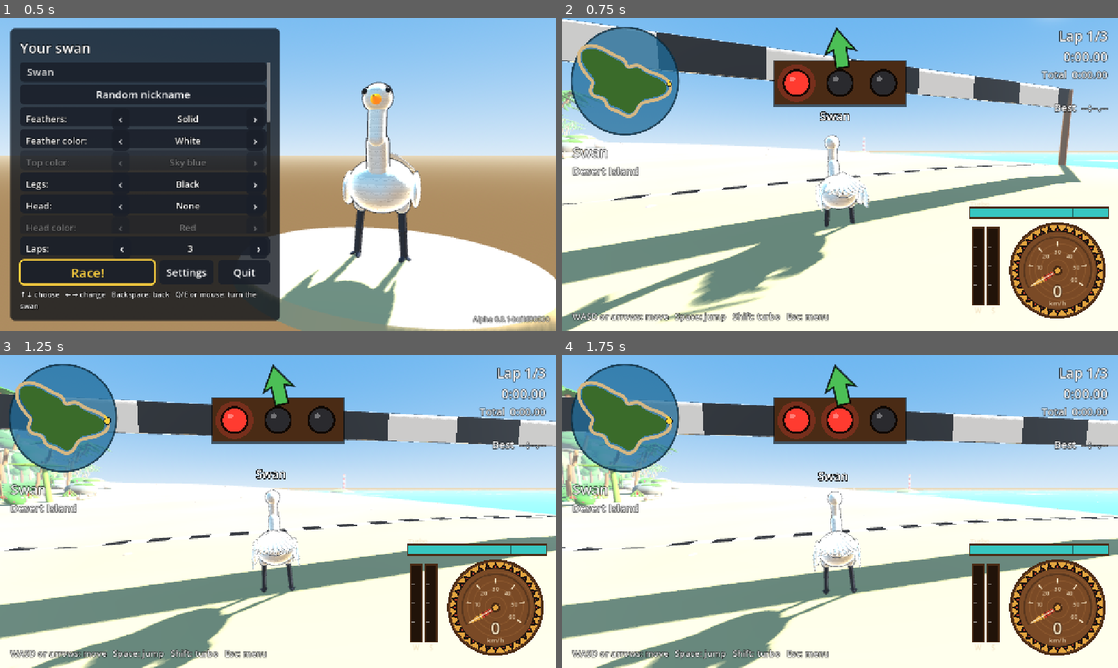
Above: before the commit, frames 1-4 (two rows, left to right).
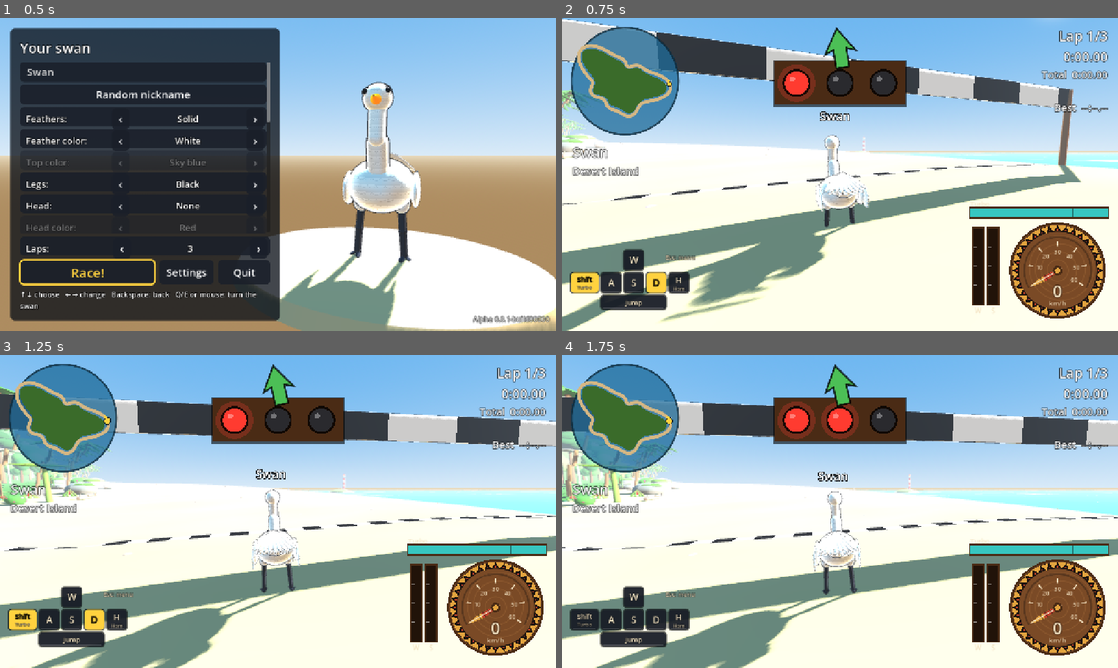
Above: after the commit, the same moments.

Repository: schlupfwerk/schlupfwerk_swanrace
Game: Godot game, scene res://scenes/wardrobe.tscn
Two runs of this game, one before a commit and one after it. Both use one fixed random seed, a clock stepped at 60 frames per second and the inputs below.
Inputs (mouse positions are in pixels of both pictures, inside the frame that each line leads up to):
- Up to frame 1 (0.5 s): no input
- Up to frame 2 (0.75 s): tap Enter (ui_accept) at 0.5 s; move the mouse to (962, 158) at 0.52 s; hold D (steer_right) from 0.53 s (still down); hold Shift (turbo) from 0.53 s (still down); click (962, 158) at 0.67 s
- Up to frame 3 (1.25 s): keep holding D (steer_right); keep holding Shift (turbo); tap Space (jump) at 0.77, 1.07 s; tap H (horn, bound only after the commit) at 0.8 s
- Up to frame 4 (1.75 s): release D (steer_right) at 1.25 s; release Shift (turbo) at 1.25 s; drag from (728, 527) to (812, 574) at 1.27 s

Frame 1 is identical in both runs. In frame 2, 3.2% of the frame differs, in the area x 1-48%, y 73-98%; in frame 3, 3.1%; in frame 4, 3.1%.

Commit message:
Input drawing, horn button and laps-to-go message
- Race HUD draws the controls in use and lights what is pressed:
  WASD or arrows (switches when the player uses them), Xbox (A B X Y,
  LT/RT pressure, stick) or PlayStation (cross circle square triangle,
  L2/R2)
- Horn on H / Y / Triangle: the swan honks with a head toss; a puppy
  or kitten in the bag barks or meows instead
- After each lap: "X laps to go!" (and "Final lap!" before the last)

Co-Authored-By: Claude Opus 5.5 <noreply@anthropic.com>
Signed-off-by: Manuel Bravo <manuelbravoc@gmail.com>

Diff:
--- a/project.godot
+++ b/project.godot
@@ -105,6 +105,10 @@
 "deadzone": 0.2,
 "events": [Object(InputEventKey,"device":-1,"physical_keycode":4194325), Object(InputEventJoypadButton,"device":-1,"button_index":2,"pressed":true)]
 }
+horn={
+"deadzone": 0.2,
+"events": [Object(InputEventKey,"device":-1,"physical_keycode":72), Object(InputEventJoypadButton,"device":-1,"button_index":3,"pressed":true)]
+}
 ui_accept={
 "deadzone": 0.5,
 "events": [Object(InputEventKey,"device":-1,"physical_keycode":4194309), Object(InputEventKey,"device":-1,"physical_keycode":4194310), Object(InputEventKey,"device":-1,"physical_keycode":32), Object(InputEventJoypadButton,"device":-1,"button_index":0,"pressed":true)]
--- a/scripts/audio/sfx.gd
+++ b/scripts/audio/sfx.gd
@@ -175,3 +175,23 @@
 			var envelope := minf(t / 0.03, 1.0) * clampf((2.0 - t) / 0.15, 0.0, 1.0)
 			return (tone * (0.75 + 0.25 * trill) + breath) * 0.32 * envelope)
 	return _cache["whistle"]
+
+
+## Swan horn: a cartoon nasal "honk" (a bit trumpet, a bit duck).
+static func honk() -> AudioStreamWAV:
+	if not _cache.has("honk"):
+		_cache["honk"] = _render(0.42, func(t: float, state: Dictionary) -> float:
+			# Two quick honks, the second a little lower.
+			var second := t > 0.2
+			var local := t - (0.22 if second else 0.0)
+			if local < 0.0 or local > 0.2:
+				return 0.0
+			var pitch := (360.0 if second else 410.0) * (1.0 + 0.12 * exp(-local * 30.0))
+			state.phase = state.get("phase", 0.0) + TAU * pitch / RATE
+			var p: float = state.phase
+			# Nasal: strong odd and even partials, a buzzy reed.
+			var tone := sin(p) + 0.8 * sin(2.0 * p) + 0.6 * sin(3.0 * p) + 0.45 * sin(4.0 * p) \
+					+ 0.3 * sin(5.0 * p)
+			var envelope := minf(local / 0.012, 1.0) * clampf((0.2 - local) / 0.04, 0.0, 1.0)
+			return tone * 0.22 * envelope)
+	return _cache["honk"]
--- a/scripts/input/player_input.gd
+++ b/scripts/input/player_input.gd
@@ -11,6 +11,7 @@
 	intent.accel = Input.get_action_strength("accel")
 	intent.brake = Input.get_action_strength("brake")
 	intent.turbo = Input.is_action_pressed("turbo")
+	intent.horn = Input.is_action_just_pressed("horn")
 	# Edge detection per tick, so a press is never lost or repeated when a
 	# frame runs zero or several simulation ticks.
 	var jump_down := Input.is_action_pressed("jump")
--- a/scripts/input/swan_intent.gd
+++ b/scripts/input/swan_intent.gd
@@ -13,6 +13,8 @@
 var jump: bool = false
 ## True while the turbo button is held.
 var turbo: bool = false
+## True when the horn button was pressed (honk, or the pet in the bag).
+var horn: bool = false
 
 
 func reset() -> void:
@@ -21,3 +23,4 @@
 	brake = 0.0
 	jump = false
 	turbo = false
+	horn = false
--- a/scripts/race/race.gd
+++ b/scripts/race/race.gd
@@ -160,13 +160,13 @@
 	if completed >= _total_laps:
 		_finish()
 		return
-	if record:
-		_hud.show_message(tr("MSG_BEST_LAP") % Hud.format_time(lap_time), 2.5)
+	var left := _total_laps - completed
+	var lap_text := (tr("MSG_BEST_LAP") if record else tr("MSG_LAP")) % Hud.format_time(lap_time)
+	if left == 1:
+		_final_lap = true
+		_hud.show_message("%s\n%s" % [tr("FINAL_LAP"), lap_text], 3.0)
 	else:
-		_hud.show_message(tr("MSG_LAP") % Hud.format_time(lap_time), 2.0)
-	if completed == _total_laps - 1:
-		_final_lap = true
-		_hud.show_message(tr("FINAL_LAP"), 2.5)
+		_hud.show_message("%s\n%s" % [tr("LAPS_LEFT") % left, lap_text], 3.0)
 
 
 ## Crossed the line after the last lap: whistle, camera pulls away, results.
--- a/scripts/race/swan.gd
+++ b/scripts/race/swan.gd
@@ -49,6 +49,8 @@
 var _blink := 0.0
 var _pet_player := _make_player(-6.0)
 var _pet_timer := 3.0
+var _horn_player := _make_player(-2.0)
+var _horn_cooldown := 0.0
 var _lose_player := AudioStreamPlayer.new()
 var _drown_bubbles := DrownBubbles.new()
 
@@ -67,7 +69,7 @@
 	_land_player.stream = Sfx.land()
 	_bump_player.stream = Sfx.land()
 	_bump_player.pitch_scale = 0.6
-	for player in [_step_player, _jump_player, _land_player, _bump_player, _pet_player]:
+	for player in [_step_player, _jump_player, _land_player, _bump_player, _pet_player, _horn_player]:
 		add_child(player)
 	model.stepped.connect(_on_stepped)
 	_lose_player.stream = Sfx.lose()
@@ -145,6 +147,7 @@
 		_land_player.volume_db = linear_to_db(lerpf(0.5, 1.0, strength)) - 4.0
 		_land_player.play()
 	_update_pet(delta)
+	_update_horn(delta)
 	model.wet = in_water
 	model.boosting = motor.boosting
 	model.animate(delta, motor.speed_ratio(), intent.steer, intent.accel,
@@ -223,3 +226,21 @@
 		_pet_player.stream = sound
 		_pet_player.pitch_scale = randf_range(0.92, 1.08)
 		_pet_player.play()
+
+
+## Horn button: the swan honks, or the pet in the bag barks or meows.
+func _update_horn(delta: float) -> void:
+	_horn_cooldown -= delta
+	var pressed := brain is PlayerInput and controls_enabled and Input.is_action_just_pressed("horn")
+	if not pressed or _horn_cooldown > 0.0:
+		return
+	_horn_cooldown = 0.35
+	if look.is_wearing("dog_bag"):
+		_horn_player.stream = Sfx.bark()
+	elif look.is_wearing("cat_bag"):
+		_horn_player.stream = Sfx.meow()
+	else:
+		_horn_player.stream = Sfx.honk()
+		model.honk()
+	_horn_player.pitch_scale = randf_range(0.96, 1.04)
+	_horn_player.play()
--- a/scripts/race/swan_model.gd
+++ b/scripts/race/swan_model.gd
@@ -63,6 +63,8 @@
 var _daze_stars := Node3D.new()
 ## Smoothed steering, for leaning and looking into turns.
 var _turn_look := 0.0
+## Head toss when honking: 1 right after, fading to 0.
+var _honk := 0.0
 var _cape := Node3D.new()
 ## Everything on the back hangs from here and swings with the stride.
 var _back := Node3D.new()
@@ -181,7 +183,9 @@
 	# The head looks into the turn (and shakes when dazed).
 	_neck.rotation.y = -_turn_look * 0.45 + sin(Time.get_ticks_msec() * 0.03) * 0.55 * _daze
 	_neck.rotation.z = -_turn_look * 0.2 + sin(Time.get_ticks_msec() * 0.021) * 0.25 * _daze
+	_honk = move_toward(_honk, 0.0, delta * 2.5)
 	_head.rotation.x = -(_neck.rotation.x + _body_pivot.rotation.x) * 0.75 + 0.5 * drowning
+	_head.rotation.x -= sin(_honk * PI) * 0.5
 	_daze_stars.visible = _daze > 0.05
 	_daze_stars.rotation.y += delta * 6.0
 
@@ -910,3 +914,8 @@
 		_outline.grow_amount = OUTLINE_WIDTH
 		_outline.disable_receive_shadows = true
 	mat.next_pass = _outline
+
+
+## Called when the swan honks: a quick toss of the head.
+func honk() -> void:
+	_honk = 1.0
--- a/scripts/ui/hud.gd
+++ b/scripts/ui/hud.gd
@@ -9,7 +9,6 @@
 var terrain_name := ""
 
 var _speedometer := Speedometer.new()
-var _hint := Label.new()
 var _lap_label := Label.new()
 var _time_label := Label.new()
 var _best_label := Label.new()
@@ -118,12 +117,14 @@
 	pedals.offset_top = -236
 	pedals.offset_bottom = -36
 
-	_hint.set_anchors_preset(Control.PRESET_BOTTOM_LEFT)
-	_hint.position = Vector2(24, -48)
-	_hint.add_theme_font_size_override("font_size", 20)
-	root.add_child(_hint)
-	InputGlyphs.changed.connect(_update_hint)
-	_update_hint()
+	# Drawing of the controls in use, lit up while pressed.
+	var controls := InputDisplay.new()
+	root.add_child(controls)
+	controls.set_anchors_preset(Control.PRESET_BOTTOM_LEFT)
+	controls.offset_left = 20
+	controls.offset_right = 380
+	controls.offset_top = -190
+	controls.offset_bottom = -16
 
 
 func _process(delta: float) -> void:
@@ -157,10 +158,6 @@
 	return "%d:%02d.%02d" % [hundredths / 6000, (hundredths / 100) % 60, hundredths % 100]
 
 
-func _update_hint() -> void:
-	_hint.text = InputGlyphs.race_hint()
-
-
 ## Start lights: `lit` red lamps, or all green with `go`; hidden with -1.
 func set_start_lights(lit: int, go := false) -> void:
 	_lights.visible = lit >= 0
--- /dev/null
+++ b/scripts/ui/input_display.gd
@@ -0,0 +1,175 @@
+class_name InputDisplay
+extends Control
+## Drawing of the controls in use, lit up while pressed:
+## - keyboard: W A S D (or the arrows, if the player uses them), Space, Shift;
+## - Xbox: left stick, LT/RT filling with pressure, A B X Y;
+## - PlayStation: left stick, L2/R2, Cross Circle Square Triangle.
+
+const KEY_COLOR := Color(0.1, 0.12, 0.16, 0.85)
+const LIT := Color("ffd23f")
+const TEXT := Color("f3e3c3")
+const XBOX_COLORS := {"A": Color("4cbf56"), "B": Color("e8413c"), "X": Color("2f6fe0"),
+		"Y": Color("ffd23f")}
+const PS_COLORS := {"cross": Color("7fa8ff"), "circle": Color("ff6b6b"),
+		"square": Color("ff8fd0"), "triangle": Color("5fd3a8")}
+
+var _font: Font
+
+
+func _ready() -> void:
+	mouse_filter = Control.MOUSE_FILTER_IGNORE
+	_font = get_theme_default_font()
+
+
+func _process(_delta: float) -> void:
+	queue_redraw()
+
+
+func _draw() -> void:
+	match InputGlyphs.kind:
+		InputGlyphs.Kind.XBOX:
+			_draw_pad(false)
+		InputGlyphs.Kind.PLAYSTATION:
+			_draw_pad(true)
+		_:
+			_draw_keyboard()
+
+
+# --- Keyboard -------------------------------------------------------------------
+
+func _draw_keyboard() -> void:
+	var k := 46.0
+	var gap := 6.0
+	var left := 70.0
+	var top := 4.0
+	var arrows := InputGlyphs.arrows
+	var keys := [
+		[KEY_UP if arrows else KEY_W, Vector2(left + k + gap, top), "up" if arrows else "W", "accel"],
+		[KEY_LEFT if arrows else KEY_A, Vector2(left, top + k + gap), "left" if arrows else "A", "steer_left"],
+		[KEY_DOWN if arrows else KEY_S, Vector2(left + k + gap, top + k + gap), "down" if arrows else "S", "brake"],
+		[KEY_RIGHT if arrows else KEY_D, Vector2(left + 2 * (k + gap), top + k + gap), "right" if arrows else "D", "steer_right"],
+	]
+	for key: Array in keys:
+		var rect := Rect2(key[1], Vector2(k, k))
+		var lit := Input.is_physical_key_pressed(key[0])
+		_key(rect, lit)
+		var label: String = key[2]
+		if label in ["up", "down", "left", "right"]:
+			_arrow(rect.get_center(), label, Color.BLACK if lit else TEXT)
+		else:
+			_text(rect.get_center() + Vector2(0, 8), label, 22, Color.BLACK if lit else TEXT)
+	# Shift (turbo) on the left, Space (jump) below.
+	var shift := Rect2(Vector2(0, top + k + gap), Vector2(left - gap, k))
+	_key(shift, Input.is_physical_key_pressed(KEY_SHIFT))
+	_text(shift.get_center() + Vector2(0, -2), "Shift", 15,
+			Color.BLACK if Input.is_physical_key_pressed(KEY_SHIFT) else TEXT)
+	_text(shift.get_center() + Vector2(0, 15), tr("TURBO"), 12, Color(TEXT, 0.8))
+	var horn := Rect2(Vector2(left + 3 * (k + gap), top + k + gap), Vector2(k, k))
+	var horn_lit := Input.is_physical_key_pressed(KEY_H)
+	_key(horn, horn_lit)
+	_text(horn.get_center() + Vector2(0, 2), "H", 20, Color.BLACK if horn_lit else TEXT)
+	_text(horn.get_center() + Vector2(0, 18), tr("HORN"), 11, Color(TEXT, 0.8))
+	var space := Rect2(Vector2(left, top + 2 * (k + gap)), Vector2(3 * k + 2 * gap, k * 0.7))
+	var space_lit := Input.is_physical_key_pressed(KEY_SPACE)
+	_key(space, space_lit)
+	_text(space.get_center() + Vector2(0, 6), tr("JUMP"), 15, Color.BLACK if space_lit else TEXT)
+	_text(Vector2(left + 3 * (k + gap) + 26, top + 22), "Esc: menu", 14, Color(TEXT, 0.8))
+
+
+func _key(rect: Rect2, lit: bool) -> void:
+	_rounded(rect.grow(2.0), Color(0, 0, 0, 0.6))
+	_rounded(rect, LIT if lit else KEY_COLOR)
+	if not lit:
+		draw_line(rect.position + Vector2(6, rect.size.y - 3), rect.end - Vector2(6, 3),
+				Color(1, 1, 1, 0.15), 2.0)
+
+
+func _arrow(center: Vector2, direction: String, color: Color) -> void:
+	var dirs := {"up": Vector2.UP, "down": Vector2.DOWN, "left": Vector2.LEFT, "right": Vector2.RIGHT}
+	var d: Vector2 = dirs[direction]
+	var side := d.orthogonal()
+	draw_colored_polygon(PackedVector2Array([center + d * 13.0, center + side * 11.0 - d * 6.0,
+			center - side * 11.0 - d * 6.0]), color)
+
+
+# --- Controllers ------------------------------------------------------------------
+
+func _draw_pad(playstation: bool) -> void:
+	var steer := Input.get_axis("steer_left", "steer_right")
+	var accel := Input.get_action_strength("accel")
+	var brake := Input.get_action_strength("brake")
+	# Triggers on top, filling with pressure.
+	_trigger(Rect2(10, 2, 76, 26), "L2" if playstation else "LT", brake, tr("BRAKE_SHORT"))
+	_trigger(Rect2(196, 2, 76, 26), "R2" if playstation else "RT", accel, tr("ACCEL_SHORT"))
+	# Left stick: the dot follows the steering.
+	var stick := Vector2(48, 92)
+	draw_circle(stick, 34.0, Color(0, 0, 0, 0.6))
+	draw_circle(stick, 30.0, KEY_COLOR)
+	draw_circle(stick + Vector2(steer * 16.0, 0), 17.0, LIT if absf(steer) > 0.2 else Color("5a5f6a"))
+	_text(stick + Vector2(0, 50), tr("STEER_SHORT"), 12, Color(TEXT, 0.8))
+	# Face buttons in a diamond.
+	var center := Vector2(232, 92)
+	var gap := 26.0
+	var jump := Input.is_action_pressed("jump")
+	var turbo := Input.is_action_pressed("turbo")
+	var faces := [
+		[center + Vector2(0, gap), "cross" if playstation else "A", jump],
+		[center + Vector2(gap, 0), "circle" if playstation else "B", false],
+		[center + Vector2(-gap, 0), "square" if playstation else "X", turbo],
+		[center + Vector2(0, -gap), "triangle" if playstation else "Y", Input.is_action_pressed("horn")],
+	]
+	for face: Array in faces:
+		_face_button(face[0], face[1], face[2], playstation)
+	_text(center + Vector2(0, gap + 34), tr("JUMP"), 12, Color(TEXT, 0.8))
+	_text(center + Vector2(-gap - 34, 4), tr("TURBO"), 12, Color(TEXT, 0.8))
+	_text(center + Vector2(0, -gap - 22), tr("HORN"), 12, Color(TEXT, 0.8))
+	_text(Vector2(140, 150), ("Options" if playstation else "Start") + ": menu", 13, Color(TEXT, 0.8))
+
+
+func _trigger(rect: Rect2, label: String, pressure: float, caption: String) -> void:
+	_rounded(rect.grow(2.0), Color(0, 0, 0, 0.6))
+	_rounded(rect, KEY_COLOR)
+	if pressure > 0.01:
+		_rounded(Rect2(rect.position, Vector2(rect.size.x * pressure, rect.size.y)), LIT)
+	_text(rect.get_center() + Vector2(0, 6), label, 16, Color.BLACK if pressure > 0.5 else TEXT)
+	_text(rect.get_center() + Vector2(0, 30), caption, 12, Color(TEXT, 0.8))
+
+
+func _face_button(center: Vector2, button: String, lit: bool, playstation: bool) -> void:
+	var radius := 15.0 if not lit else 17.0
+	draw_circle(center, radius + 2.0, Color(0, 0, 0, 0.6))
+	draw_circle(center, radius, LIT if lit else Color("23262e"))
+	var color: Color = (PS_COLORS if playstation else XBOX_COLORS)[button]
+	if lit:
+		color = Color.BLACK
+	match button:
+		"cross":
+			draw_line(center + Vector2(-6, -6), center + Vector2(6, 6), color, 3.0, true)
+			draw_line(center + Vector2(-6, 6), center + Vector2(6, -6), color, 3.0, true)
+		"circle":
+			draw_arc(center, 6.5, 0.0, TAU, 20, color, 2.5, true)
+		"square":
+			draw_rect(Rect2(center - Vector2(6, 6), Vector2(12, 12)), color, false, 2.5)
+		"triangle":
+			var points := PackedVector2Array([center + Vector2(0, -7), center + Vector2(7, 5),
+					center + Vector2(-7, 5), center + Vector2(0, -7)])
+			draw_polyline(points, color, 2.5, true)
+		_:
+			_text(center + Vector2(0, 6), button, 16, color)
+
+
+# --- Helpers ----------------------------------------------------------------------
+
+func _rounded(rect: Rect2, color: Color) -> void:
+	var box := StyleBoxFlat.new()
+	box.bg_color = color
+	box.set_corner_radius_all(8)
+	draw_style_box(box, rect)
+
+
+func _text(center: Vector2, text: String, font_size: int, color: Color) -> void:
+	var width := _font.get_string_size(text, HORIZONTAL_ALIGNMENT_LEFT, -1, font_size).x
+	draw_string_outline(_font, Vector2(center.x - width / 2.0, center.y), text,
+			HORIZONTAL_ALIGNMENT_LEFT, -1, font_size, 4, Color(0, 0, 0, 0.7))
+	draw_string(_font, Vector2(center.x - width / 2.0, center.y), text,
+			HORIZONTAL_ALIGNMENT_LEFT, -1, font_size, color)
--- a/scripts/ui/input_glyphs.gd
+++ b/scripts/ui/input_glyphs.gd
@@ -9,12 +9,21 @@
 const PLAYSTATION_TAGS := ["ps3", "ps4", "ps5", "dualsense", "dualshock", "playstation", "sony"]
 
 var kind := Kind.KEYBOARD
+## On the keyboard, true when the player steers with the arrows (not WASD).
+var arrows := false
 
 
 func _input(event: InputEvent) -> void:
 	var new_kind := kind
 	if event is InputEventKey and event.pressed:
 		new_kind = Kind.KEYBOARD
+		var key: Key = event.physical_keycode
+		if key in [KEY_UP, KEY_DOWN, KEY_LEFT, KEY_RIGHT] and not arrows:
+			arrows = true
+			changed.emit()
+		elif key in [KEY_W, KEY_A, KEY_S, KEY_D] and arrows:
+			arrows = false
+			changed.emit()
 	elif event is InputEventMouseButton and event.pressed:
 		new_kind = Kind.KEYBOARD
 	elif event is InputEventScreenTouch:
@@ -26,10 +35,6 @@
 	if new_kind != kind:
 		kind = new_kind
 		changed.emit()
-
-
-func race_hint() -> String:
-	return tr("HINT_RACE_" + _suffix())
 
 
 func menu_hint() -> String:
--- a/translations/strings.csv
+++ b/translations/strings.csv
@@ -163,3 +163,9 @@
 RESULTS_HINT_XBOX,A: race again   B: menu,A: correr de novo   B: menu
 RESULTS_HINT_PLAYSTATION,Cross: race again   Circle: menu,Cruz: correr de novo   Círculo: menu
 TURBO,Turbo,Turbo
+JUMP,Jump,Pular
+BRAKE_SHORT,Brake,Frear
+ACCEL_SHORT,Accelerate,Acelerar
+STEER_SHORT,Steer,Virar
+HORN,Horn,Buzina
+LAPS_LEFT,%d laps to go!,Faltam %d voltas!
Not shown, added: scripts/ui/input_display.gd.uid
Binary file changed: translations/strings.en.translation
Binary file changed: translations/strings.pt.translation
Not shown, changed: CLAUDE.md
